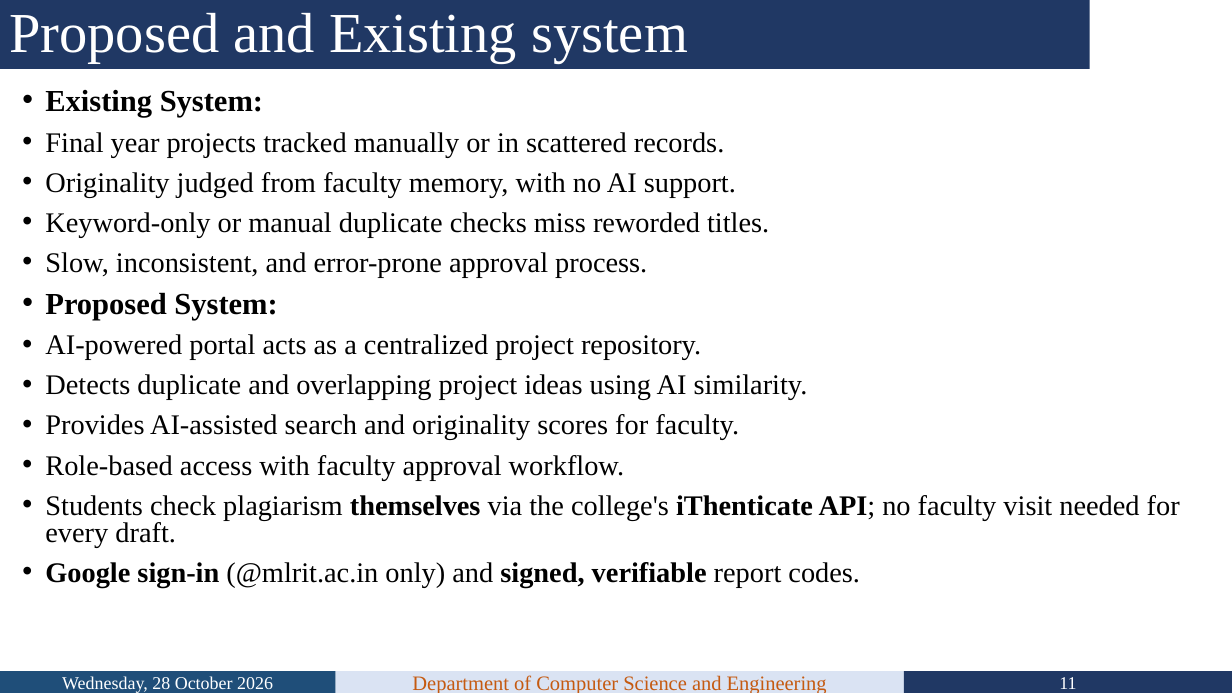
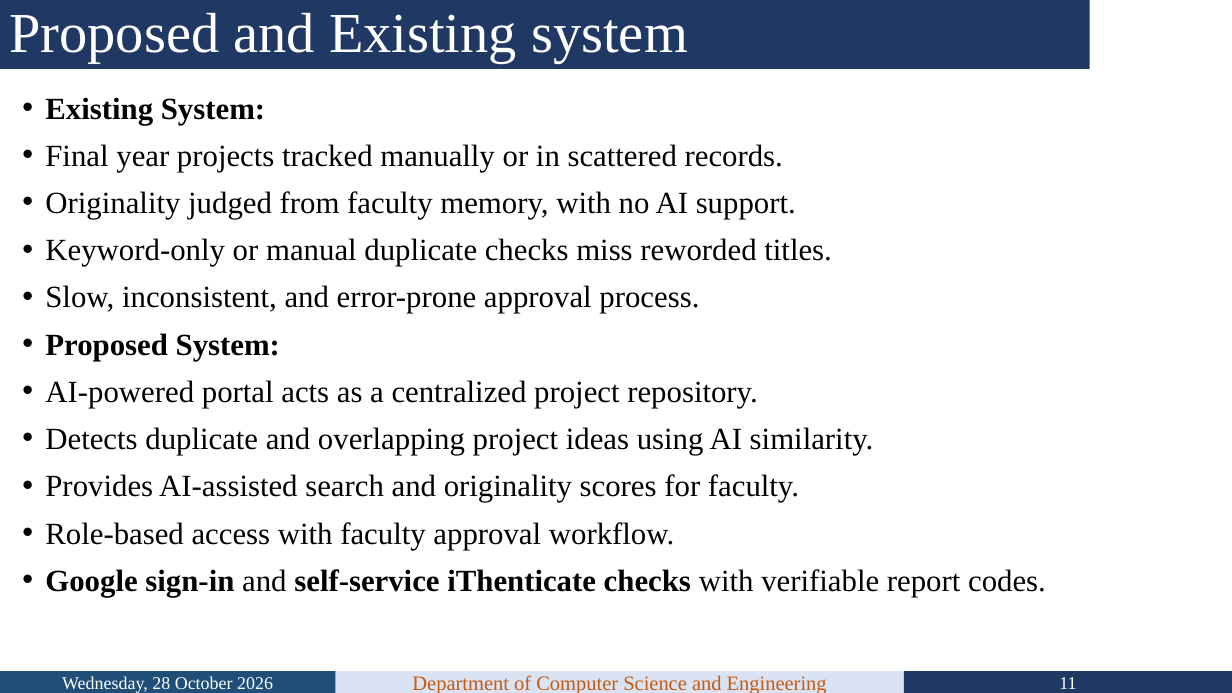
Before and after one commit to VedanshSharma53/Micro-Projects, a slide deck: slide 11 of paper/MP_TG10_Review_PPT_Updated.pptx. Drawn at 1232x693 pixels with LibreOffice and Linux fonts; fonts in the diff are those of the drawing; background and template pictures are left out. Boxes give left, top, right and bottom in pixels: in the first picture for what was removed or moved away, otherwise in the second. Text is boxed around its words. In the diff, an @@ line names an element or a change of style, - is before the commit and + after.

```diff
--- a/paper/MP_TG10_Review_PPT_Updated.pptx
+++ b/paper/MP_TG10_Review_PPT_Updated.pptx
@@ text at [45, 97, 874, 550]: size 23.8 to 24 pt in "Existing System:", "Proposed System:"; size 22.1 to 24 pt in "Final year projects tracked manually or in ...", "Originality judged from faculty memory, with no ...", "Keyword-only or manual duplicate checks miss reworded ...", "Slow, inconsistent, and error-prone approval process." and 4 more places; line spacing 0.8 to 1; less space between paragraphs @@
@@ text at [45, 569, 1046, 597]: text changed; size 22.1 to 24 pt; bold on @@
-• Students check plagiarism themselves via the college's iThenticate API; no faculty visit needed for every draft.
-• Google sign-in (@mlrit.ac.in only) and signed, verifiable report codes.
+• Google sign-in and self-service iThenticate checks with verifiable report codes.
```
Also in this commit, not shown: 19 other slides changed, 4 other files.
